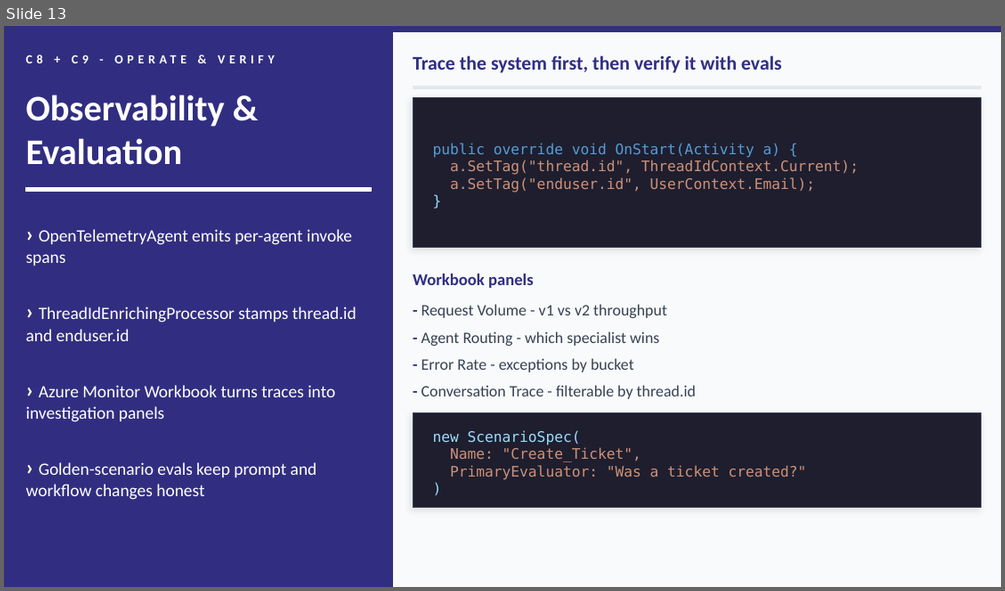
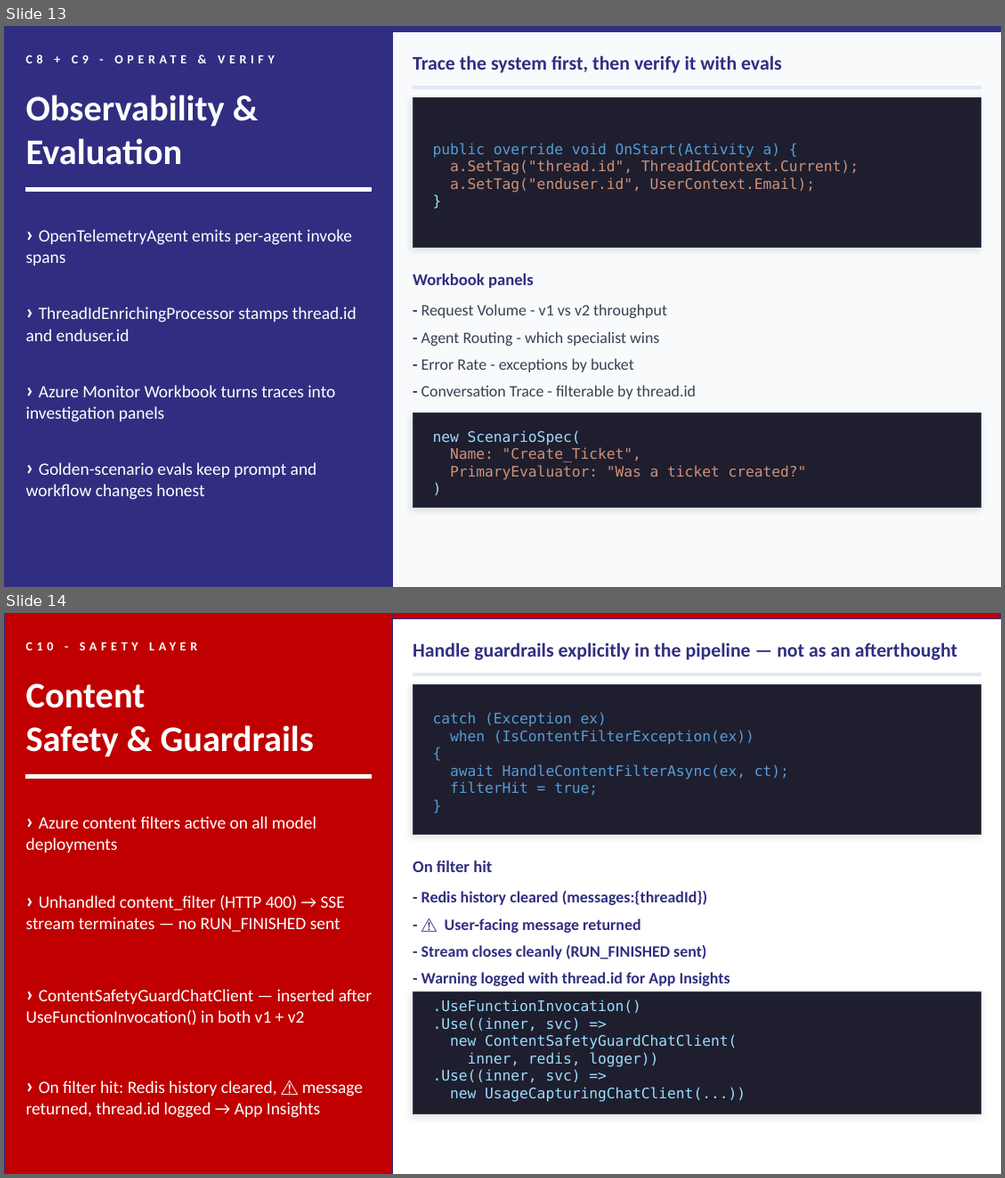
Before and after one commit to sreyanchoudhury/HelpdeskAI.CSharp, a slide deck: conference/HelpdeskAI-Kolkata-2026.pptx. Shown one above the other, each under a label of ours: slide 13 before the commit, slides 13 and 14 after it. The pictures are 1005x591 and 1005x1178 pixels, drawn with LibreOffice and Linux fonts; fonts in the diff are those of the drawing. Boxes give left, top, right and bottom in pixels: in the first picture for what was removed or moved away, otherwise in the second. Text is boxed around its words. In the diff, an @@ line names an element or a change of style, - is before the commit and + after.

```diff
--- a/conference/HelpdeskAI-Kolkata-2026.pptx
+++ b/conference/HelpdeskAI-Kolkata-2026.pptx
@@ slide 14 added at (x1=4, y1=613, x2=1001, y2=1174), background #FFFFFF @@
@@ rectangle added at (x1=4, y1=613, x2=393, y2=1173), fill #C00000, outline #312E81 0.75 pt @@
@@ rectangle added at (x1=393, y1=613, x2=1001, y2=619), fill #C00000, outline #312E81 0.75 pt @@
@@ text added at (x1=413, y1=642, x2=957, y2=660), 14 pt, text #312E81, bold @@
+Handle guardrails explicitly in the pipeline — not as an afterthought
@@ text added at (x1=26, y1=683, x2=314, y2=752), 26 pt, text #FFFFFF, bold @@
+Content
+Safety & Guardrails
@@ rectangle added at (x1=413, y1=673, x2=981, y2=676), fill #E2E8F0, outline #E2E8F0 0.75 pt @@
@@ rectangle added at (x1=413, y1=685, x2=981, y2=835), fill #1E1E2E, outline #374151 0.75 pt @@
@@ text added at (x1=433, y1=712, x2=789, y2=795), 10.5 pt, text #569CD6 @@
+catch (Exception ex)
+when (IsContentFilterException(ex))
+{
+await HandleContentFilterAsync(ex, ct);
+filterHit = true;
+}
@@ text added at (x1=26, y1=726, x2=119, y2=757), 9 pt, text #FFFFFF, bold @@
+C10 - SAFETY LAYER
@@ rectangle added at (x1=26, y1=774, x2=371, y2=779), fill #FFFFFF, outline #FFFFFF 0.75 pt @@
@@ text added at (x1=26, y1=816, x2=316, y2=852), 12.5 pt, text #FFFFFF @@
+› Azure content filters active on all model deployments
@@ text added at (x1=413, y1=860, x2=492, y2=872), 12 pt, text #312E81, bold @@
+On filter hit
@@ text added at (x1=26, y1=895, x2=345, y2=932), 12.5 pt, text #FFFFFF @@
+› Unhandled content_filter (HTTP 400) → SSE stream terminates — no RUN_FINISHED sent
@@ text added at (x1=421, y1=891, x2=707, y2=905), 11.5 pt, text #312E81, bold @@
+- Redis history cleared (messages:{threadId})
@@ text added at (x1=445, y1=918, x2=640, y2=933), 11.5 pt, text #312E81, bold @@
+- ⚠️ User-facing message returned
@@ text added at (x1=421, y1=945, x2=706, y2=959), 11.5 pt, text #312E81, bold @@
+- Stream closes cleanly (RUN_FINISHED sent)
@@ text added at (x1=421, y1=972, x2=730, y2=986), 11.5 pt, text #312E81, bold @@
+- Warning logged with thread.id for App Insights
@@ text added at (x1=26, y1=989, x2=372, y2=1025), 12.5 pt, text #FFFFFF @@
+› ContentSafetyGuardChatClient — inserted after UseFunctionInvocation() in both v1 + v2
@@ rectangle added at (x1=413, y1=992, x2=981, y2=1114), fill #1E1E2E, outline #374151 0.75 pt @@
@@ text added at (x1=433, y1=999, x2=745, y2=1102), 10.5 pt, text #9CDCFE @@
+.UseFunctionInvocation()
+.Use((inner, svc) =>
+new ContentSafetyGuardChatClient(
+inner, redis, logger))
+.Use((inner, svc) =>
+new UsageCapturingChatClient(...))
@@ text added at (x1=26, y1=1080, x2=363, y2=1118), 12.5 pt, text #FFFFFF @@
+› On filter hit: Redis history cleared, ⚠️ message returned, thread.id logged → App Insights
```
Also in this commit, not shown: 1 slide changed, 7 other files.
